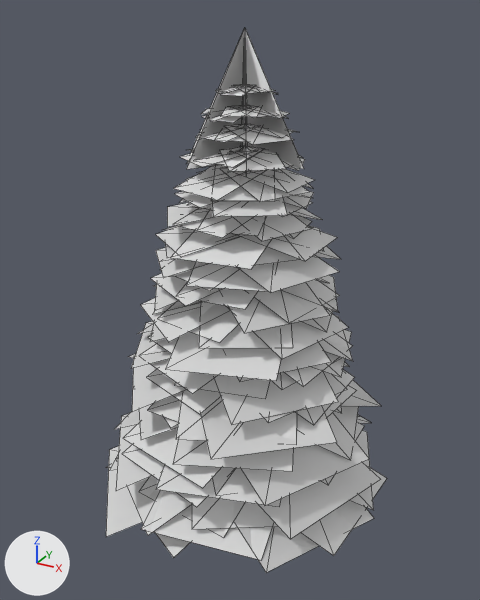
Renders of the glTF model app/assets/models/vegetation/conifer_broad.glb from each side of a commit.
Before and after are seen from a 50 mm camera at (6.6, -12.2, 10.74) aimed at (-0.06, -0.09, 4.69). Lighting does not change. The marker at lower left points along +X, +Y and +Z. The picture after the commit comes second. Mesh edges are drawn as thin lines. Vertices at exactly the same position are counted once.

The older version as bpy lines, for what is in view:
```python
me_conifer_broad = bpy.data.meshes.new('conifer_broad')
me_conifer_broad.from_pydata(...)  # 815 vertices, 463 faces; spans x -3.73..3.52, y -3.41..3.38, z -0.6..10.4
# faces by material slot: [383, 80]
me_conifer_broad.materials.append(mat_needles)  # white #e7e7e7
me_conifer_broad.materials.append(mat_trunk)  # white #e7e7e7
ob_conifer_broad = bpy.data.objects.new('conifer_broad', me_conifer_broad)
ob_conifer_broad.location = (0.0, 0.0, 0.0)
```
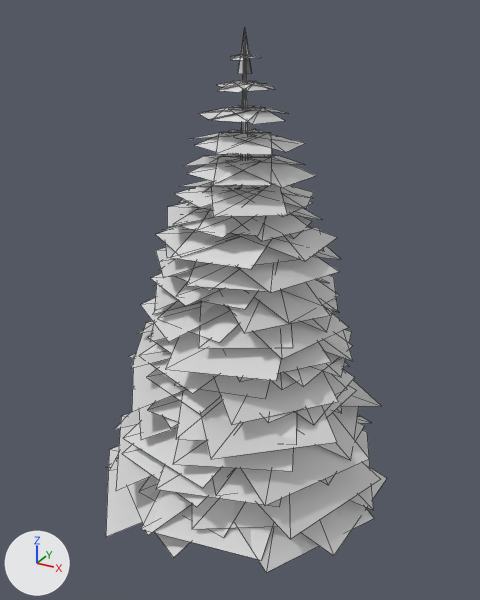
What changed in the scene script:
```text
Change me_conifer_broad:
    used by ob_conifer_broad; location = (0.0, 0.0, 0.0)
    remove me_conifer_broad.from_pydata(...)  # 815 vertices, 463 faces; spans x -3.73..3.52, y -3.41..3.38, z -0.6..10.4
    add me_conifer_broad.from_pydata(...)  # 735 vertices, 423 faces; spans x -3.73..3.52, y -3.41..3.38, z -0.6..10.4
    me_conifer_broad part 1: 19 loose pieces with 76 vertices, spanning x -0.92..0.89, y -0.85..0.86, z 8.7..9.34, are deleted
    me_conifer_broad part 2
    8 vertices are removed from x -1.36..1.36, y -1.17..1.17, z 7.8..8.82
    5 faces are deleted
    122 vertices move from x -1.4..1.49, y -1.53..1.33, z 7.31..8.95 to x -1.23..1.45, y -1.33..1.28, z 7.59..9.9
    4 vertices are added at (-0.08, -0.14, 9.55), (0.08, 0.14, 9.55), (0.08, -0.14, 9.55), (-0.08, 0.14, 9.55)
    3 new faces join them, mat_needles (white #e7e7e7)
```

Changed parts and their boxes [x1, y1, x2, y2] in the pictures (480 x 600 px; the box of a moved part takes in the faces that stretch with it):
'conifer_broad', reshaped: before [106, 28, 387, 572]; after [106, 30, 387, 572]
part 1 of me_conifer_broad, deleted: before [202, 85, 289, 123]
part 2 of me_conifer_broad, moved or reshaped: before [174, 28, 314, 202]; after [184, 30, 316, 187]
